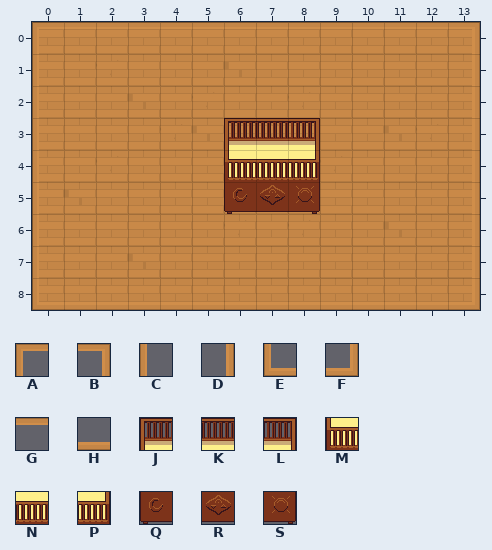
Tiled map -- android/assets/levels/level-nursery.tmx. Above, as it was before the edit.
Cells are 32x32 px. Shown: x 0..13, y 0..8.
Key: from "spritesheet-tiles": A 135, B 136, C 137, D 138, E 162, F 163, G 164, H 165, J 189, K 190, L 191, M 216, N 217, P 218, Q 243, R 244, S 245.
_ is an empty cell.
Layers that did not change in this view are not listed.
Layer "decoration" before, first column x 0:
0 AGGGGGGGGGGGGB
1 C____________D
2 C____________D
3 C_____JKL____D
4 C_____MNP____D
5 C_____QRS____D
6 C____________D
7 C____________D
8 EHHHHHHHHHHHHF
After:
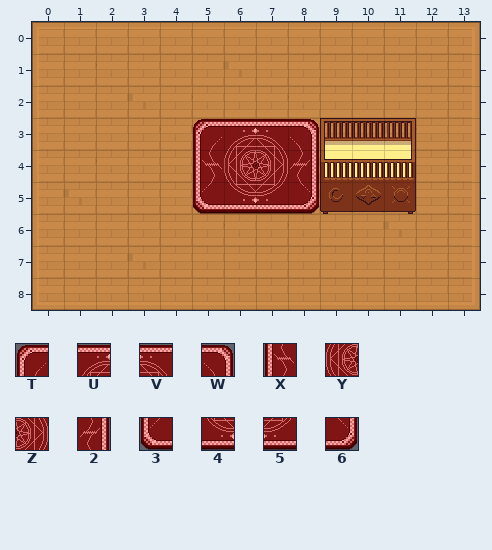
Further tiles: from "spritesheet-tiles": T 270, U 271, V 272, W 273, X 297, Y 298, Z 299, 2 300, 3 324, 4 325, 5 326, 6 327.
Edits made:
Layer "decoration":
The author changed tile P to tile 2 in row 4 at x 8.
Tile 3 now appears in row 5 at x 5.
The author changed tile Q to tile 4 in row 5 at x 6.
The author changed tile R to tile 5 in row 5 at x 7.
The author changed tile S to tile 6 in row 5 at x 8.
Tile J now appears in row 3 at x 9.
Tile K now appears in row 3 at x 10.
Tile L now appears in row 3 at x 11.
Tile M now appears in row 4 at x 9.
Tile N now appears in row 4 at x 10.
Tile P now appears in row 4 at x 11.
Tile Q now appears in row 5 at x 9.
Tile R now appears in row 5 at x 10.
Tile S now appears in row 5 at x 11.
Tile T now appears in row 3 at x 5.
The author changed tile J to tile U in row 3 at x 6.
The author changed tile K to tile V in row 3 at x 7.
The author changed tile L to tile W in row 3 at x 8.
Tile X now appears in row 4 at x 5.
The author changed tile M to tile Y in row 4 at x 6.
The author changed tile N to tile Z in row 4 at x 7.
